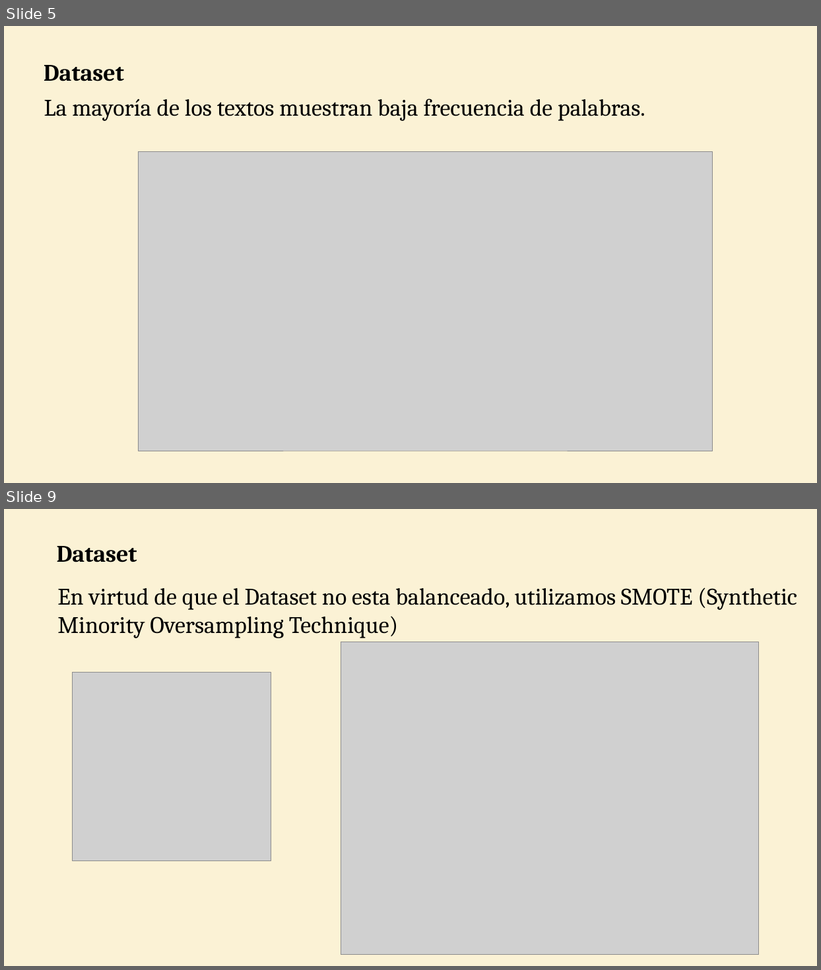
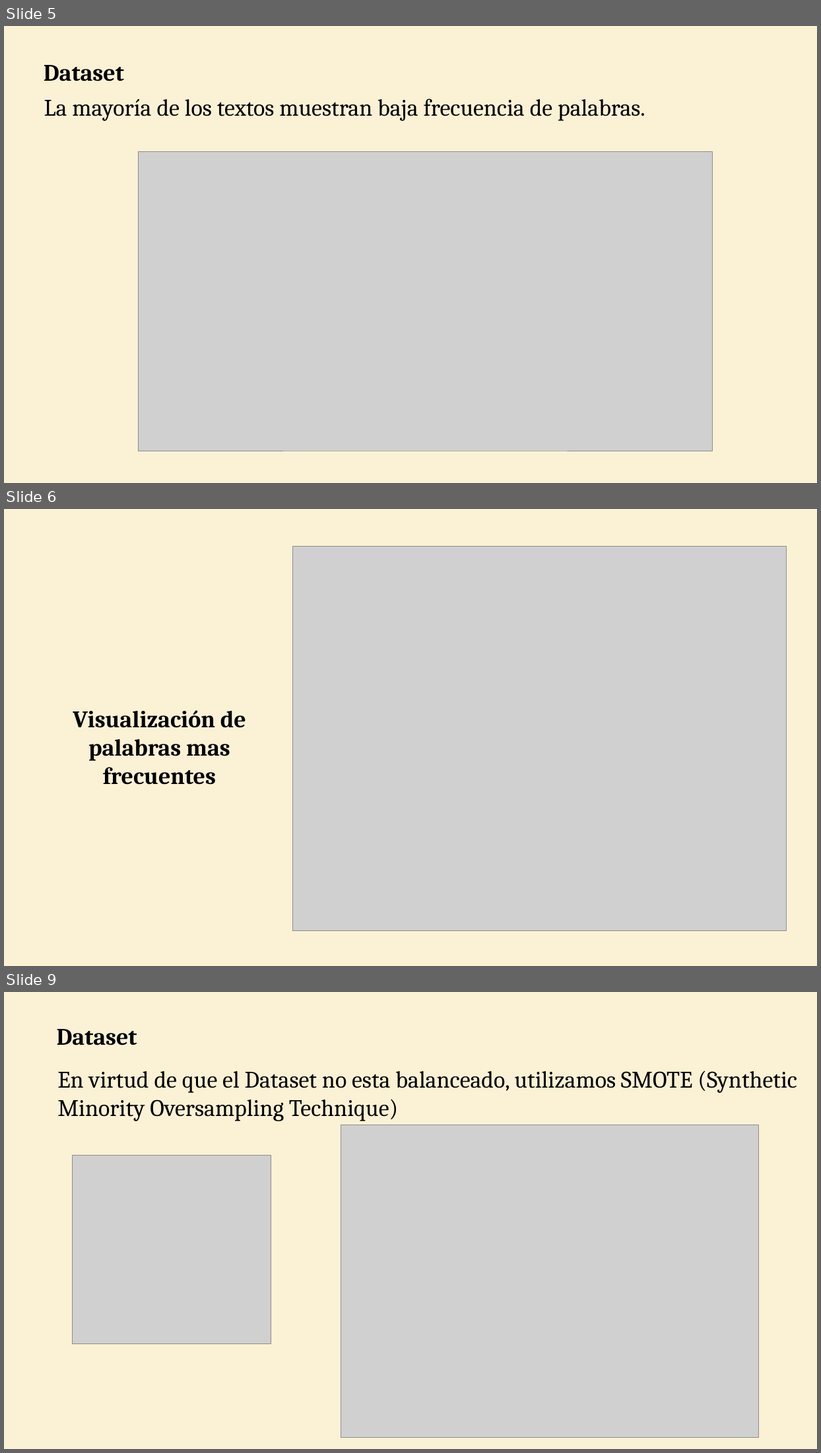
Before and after one commit to WilderGitHub/MCD, a slide deck: II. 08 Minería de Datos II/Proyecto Final.pptx. Shown one above the other, each under a label of ours: slides 5 and 9 before the commit, slides 5, 6 and 9 after it; the slides between them are not shown. The pictures are 821x970 and 821x1453 pixels, drawn with LibreOffice and Linux fonts; fonts in the diff are those of the drawing; grey boxes stand for pictures. Boxes give left, top, right and bottom in pixels: in the first picture for what was removed or moved away, otherwise in the second. Text is boxed around its words. In the diff, an @@ line names an element or a change of style, - is before the commit and + after.

```diff
--- a/II. 08 Minería de Datos II/Proyecto Final.pptx
+++ b/II. 08 Minería de Datos II/Proyecto Final.pptx
@@ slide 6 added at (4,509,817,966), background #F7DD93 at 38% opacity @@
@@ picture added at (293,547,787,931) @@
@@ text added at (73,710,246,785), 28 pt, text #000000, bold @@
+Visualización de palabras mas frecuentes
```
Also in this commit, not shown: 5 slides changed, 8 other slides added, 16 slides removed, 1 other file.
